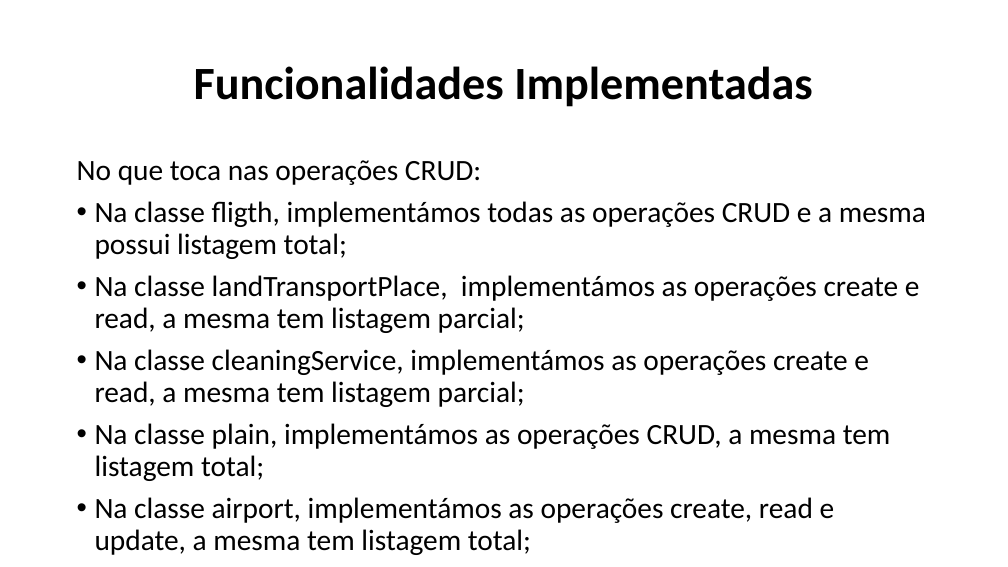
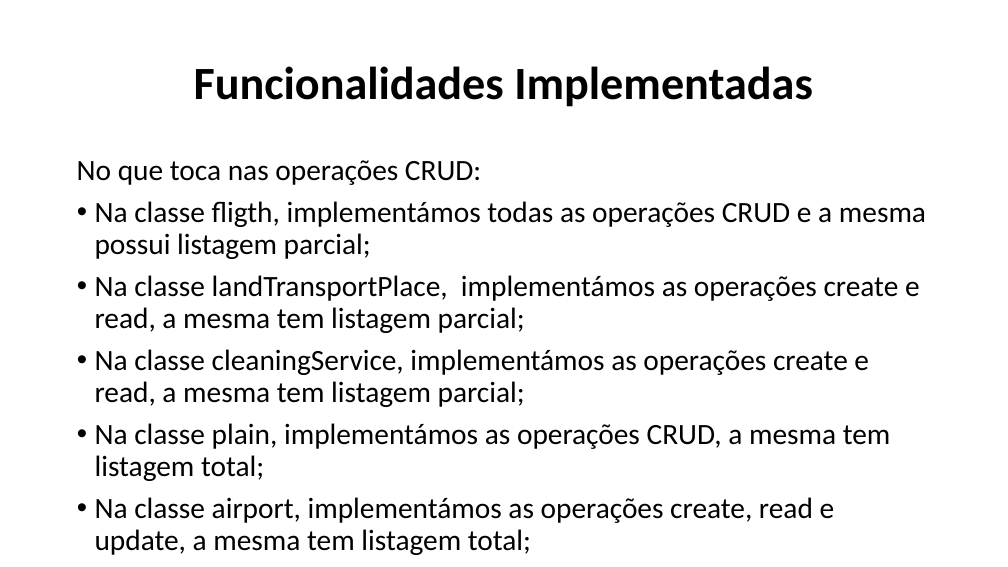
Before and after one commit to Naapperas/feup-aed-proj1, a slide deck: slide 6 of Apresentação.pptx. Drawn at 1008x567 pixels with LibreOffice and Linux fonts; fonts in the diff are those of the drawing. Boxes give left, top, right and bottom in pixels: in the first picture for what was removed or moved away, otherwise in the second. Text is boxed around its words. In the diff, an @@ line names an element or a change of style, - is before the commit and + after.

Commit message:
Changed flights listing to partial on the ppt

```diff
--- a/Apresentação.pptx
+++ b/Apresentação.pptx
@@ text at (95, 201, 926, 259): text changed @@
-• Na classe fligth, implementámos todas as operações CRUD e a mesma possui listagem total;
+• Na classe fligth, implementámos todas as operações CRUD e a mesma possui listagem parcial;
```
Also in this commit, not shown: 1 other file.
